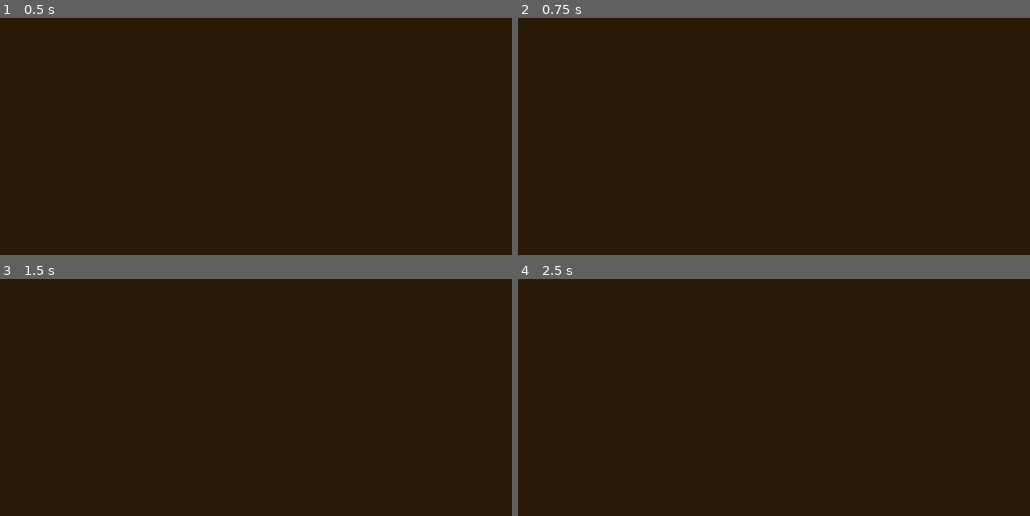
Above: before the commit, frames 1-4 (two rows, left to right).
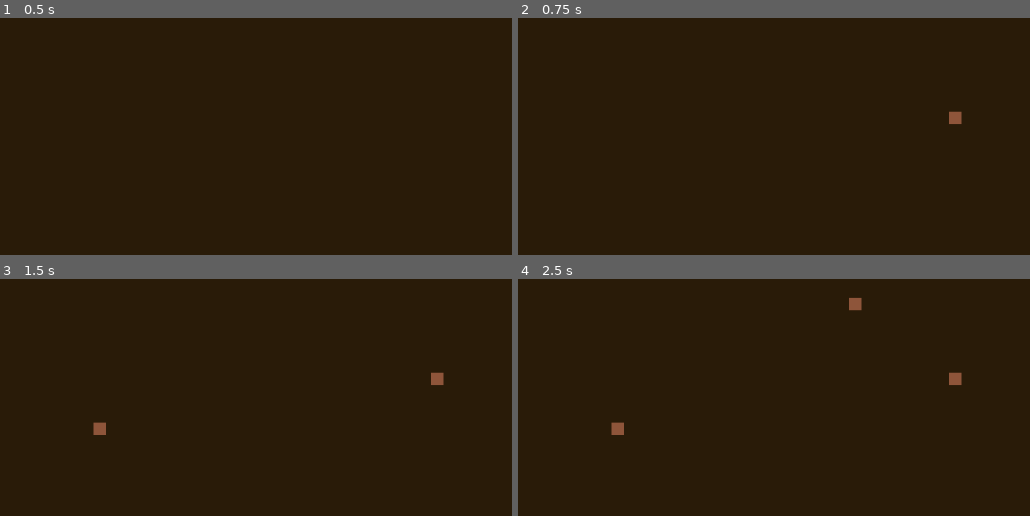
Above: after the commit, the same moments.

Repository: isterkvarn/rootwork
Game: Godot game, scene res://main.tscn
The game is run twice, just before and just after one commit, with the same random seed, the same clock (stepped at 60 frames per second) and the same inputs.
Inputs (mouse positions are in pixels of both pictures, inside the frame that each line leads up to):
- Up to frame 1 (0.5 s): no input
- Up to frame 2 (0.75 s): tap Enter at 0.5 s; move the mouse to (948, 122) at 0.52 s; click (948, 122) at 0.6 s
- Up to frame 3 (1.5 s): tap Space at 1.25 s; move the mouse to (97, 430) at 1.27 s; click (97, 430) at 1.35 s
- Up to frame 4 (2.5 s): tap Enter at 2 s; move the mouse to (855, 305) at 2.02 s; tap H at 2.1 s; click (855, 305) at 2.3 s

Frame 1 is identical in both runs. In frame 2, 0.1% of the frame differs, in the area x 84-87%, y 39-45%; in frame 3, 0.3%; in frame 4, 0.4%, in the area x 18-87%, y 8-66%.

Commit message:
fixed place bug

Diff:
--- a/Grid.gd
+++ b/Grid.gd
@@ -33,7 +33,7 @@
 	print(get_root_neighbours(Vector2(0, 0)))
 
 func place_root(coord : Vector2):
-	if get_cell(coord.x, coord.y):
+	if get_cell(coord.x, coord.y) != ROOT:
 		set_cell(coord.x, coord.y, ROOT)
 		return true;
 	return false;
--- a/Placer.gd
+++ b/Placer.gd
@@ -3,7 +3,7 @@
 var roots_in_inv : int = 10
 const ITERATION_THRESHOLD = 100
 var current_iteration_value = 0
-var iterate = true
+var iterate = false
 
 
 onready var grid = get_parent().get_node("Grid")
@@ -13,7 +13,7 @@
 func _process(delta):
 
 	# Wait for player input to place cells
-	if Input.is_action_just_pressed("place") and not iterate:
+	if Input.is_action_just_pressed("place") and roots_in_inv > 0 and not iterate:
 		var mouse_pos = grid.world_to_map(get_global_mouse_position())
 		var did_place : bool = grid.place_root(mouse_pos)
 
